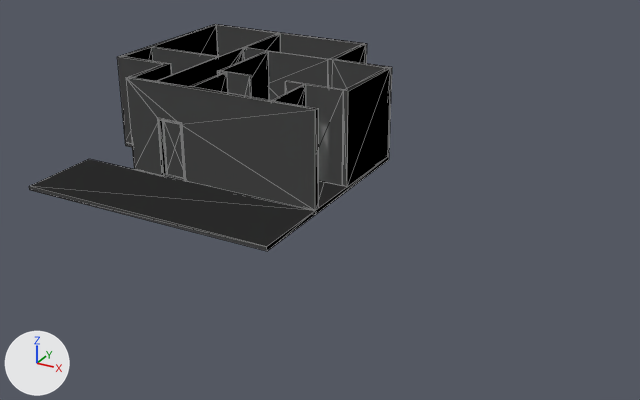
Renders of the glTF model buca.glb from each side of a commit.
One viewpoint serves both versions: a camera (50 mm lens) standing at (23.93, -27.83, 12.19) and looking at (10.51, -3.43, -0.01). Lighting does not change. The marker at lower left points along +X, +Y and +Z. The older version comes first. Mesh edges are drawn as thin lines. Where no turn or scale is listed for an object, it has been applied to the vertices.

The scene before the commit, as lines of its bpy script (objects in view):
```python
me_mesh_0 = bpy.data.meshes.new('Mesh_0')
me_mesh_0.from_pydata(...)  # 36 vertices, 56 faces; spans x 3.12..10.82, y -4.29..-4.09, z 0.0..3.5
me_mesh_0.materials.append(mat_material_0)  # white #e7e7e7
me_mesh_10 = bpy.data.meshes.new('Mesh_10')
me_mesh_10.from_pydata(...)  # a box spanning x 1.1..4.3, y -0.31..-0.21, z 0.0..3.5
me_mesh_10.materials.append(mat_material_0)  # white #e7e7e7
me_mesh_6 = bpy.data.meshes.new('Mesh_6')
me_mesh_6.from_pydata(...)  # 12 vertices, 16 faces; spans x 8.42..10.82, y 1.37..1.57, z 0.0..3.5
me_mesh_6.materials.append(mat_material_0)  # white #e7e7e7
ob_walls_349037 = bpy.data.objects.new('Walls_349037', me_mesh_0)
ob_walls_349037.location = (0.0, 0.0, 0.0)
ob_walls_349706 = bpy.data.objects.new('Walls_349706', me_mesh_6)
ob_walls_349706.location = (0.0, 0.0, 0.0)
ob_walls_350250 = bpy.data.objects.new('Walls_350250', me_mesh_10)
ob_walls_350250.location = (0.0, 0.0, 0.0)
# also in view: 'Walls_350762' at (9.48, -1.94, 1.75); 'Floors_366885' at (5.86, -5.82, -0.08); 'Walls_349990' at (4.35, 0.04, 1.75); 'Walls_350340' at (5.51, -0.31, 1.75); 'Walls_350445' at (6.21, -1.94, 1.75)
```
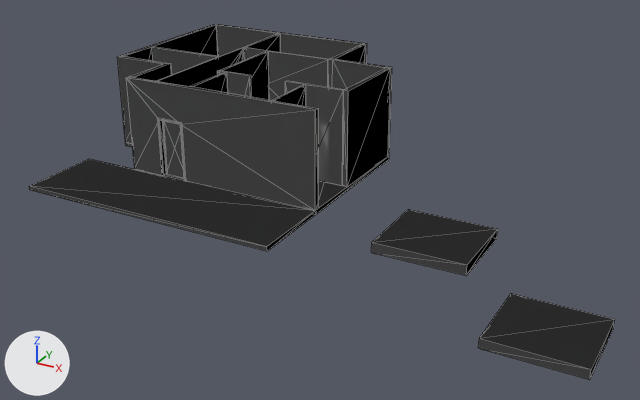
Patch to the scene script:
```diff
--- a/buca.glb.py
+++ b/buca.glb.py
@@ me_mesh_26 @@
+me_mesh_26.from_pydata(...)  # a box spanning x 18.23..21.03, y -9.14..-6.54, z -0.3..0.0
+me_mesh_26.materials.append(mat_material_0)  # white #e7e7e7
@@ me_mesh_25 @@
+me_mesh_25.from_pydata(...)  # a box spanning x 13.48..16.58, y -5.52..-2.72, z -0.36..0.0
+me_mesh_25.materials.append(mat_material_0)  # white #e7e7e7
@@ ob_floors_367007 @@
+ob_floors_367007 = bpy.data.objects.new('Floors_367007', me_mesh_26)
+ob_floors_367007.location = (0.0, 0.0, 0.0)
@@ ob_floors_366959 @@
+ob_floors_366959 = bpy.data.objects.new('Floors_366959', me_mesh_25)
+ob_floors_366959.location = (0.0, 0.0, 0.0)
```

Pixel boxes [x1, y1, x2, y2] of what changed, in the pictures (640 x 400 px):
'Floors_367007', added: after [478, 293, 615, 380]
'Floors_366959', added: after [371, 209, 498, 275]
